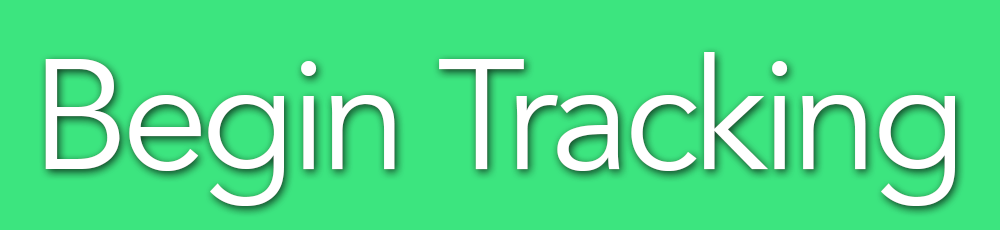
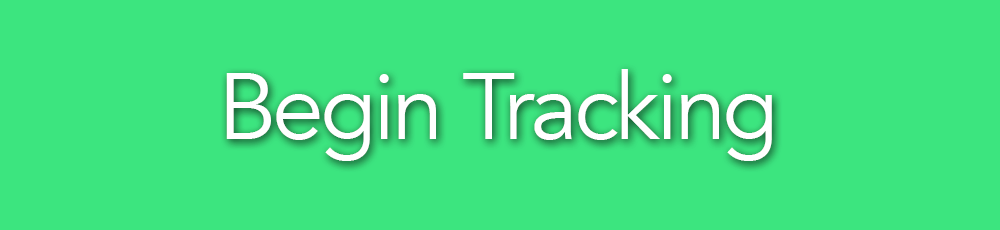
Two versions of the same layered image (1000 x 230). Layer-by-layer changes:
painted on "Begin Tracking" over [45, 52, 955, 206]
